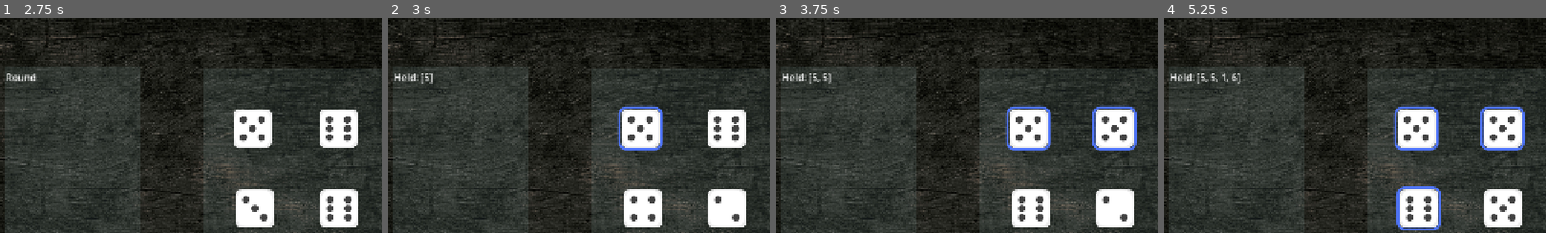
Above: before the commit, frames 1-4 (left to right).
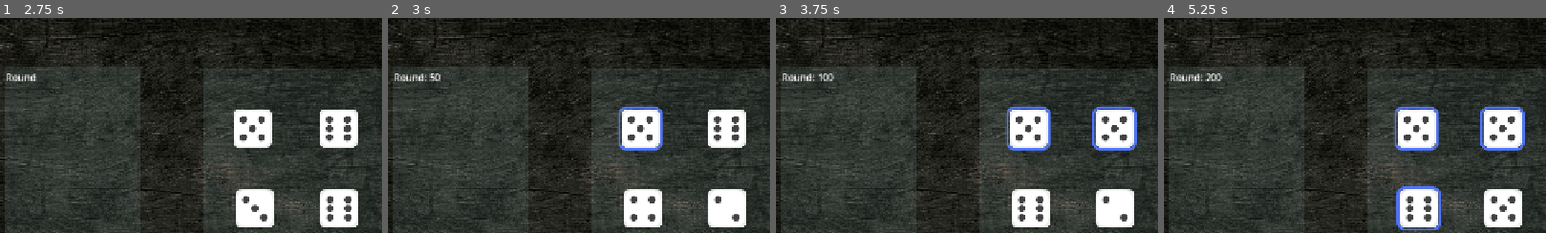
Above: after the commit, the same moments.

Repository: lngka/1-more-roll
Game: Godot game, scene res://scenes/main.tscn
Same seed, same stepped clock (60 frames per second), same inputs: the game is played once before the commit and once after it.
Inputs (mouse positions are % of the whole screen's width and height, from its top left):
- Up to frame 1 (2.75 s): click "Roll" at 0.5 s; click "Roll" at 1.25 s; click "Roll" at 2 s
- Up to frame 2 (3 s): tap Enter at 2.75 s; move the mouse to (42, 40) at 2.77 s; press the mouse at (42, 40) at 2.78 s
- Up to frame 3 (3.75 s): tap Space at 3.5 s; move the mouse to (54, 40) at 3.52 s; release the mouse at (54, 40) at 3.53 s; click (54, 40) at 3.6 s
- Up to frame 4 (5.25 s): tap Enter at 4.25 s; move the mouse to (64, 40) at 4.27 s; press the mouse at (64, 40) at 4.28 s; tap Space at 5 s; move the mouse to (43, 59) at 5.02 s; release the mouse at (43, 59) at 5.03 s; click (43, 59) at 5.1 s
The pictures show only the part of the screen within x 9-59%, y 14-64%; the shares and areas given below are measured in that part.

Frame 1 is identical in both runs. In frame 2, 0.4% of the frame differs, in the area x 2-14%, y 25-31%; in frame 3, 0.4%; in frame 4, 0.5%, in the area x 2-20%, y 25-31%.

Commit message:
added scoring

Diff:
--- a/scenes/main.gd
+++ b/scenes/main.gd
@@ -14,7 +14,61 @@
 	for die in $DiceGroup.get_children():
 		if die.held:
 			values.append(die.value)
-	$CanvasLayer/HeldScoreLabel.text = "Held: %s" % [values]
+	$CanvasLayer/HeldScoreLabel.text = "Round: %d" % score_dice(values)
+
+
+# Một viên xúc xắc chỉ thuộc một tổ hợp. Sảnh và bộ ba có thể tranh nhau
+# cùng một nhóm mặt, nên thử cả hai cách rồi lấy điểm cao hơn.
+# Ví dụ 2,3,4,5,5,6: sảnh 2–6 (750) + một mặt 5 (50) = 800,
+# cao hơn cách không lấy sảnh (hai mặt 5 = 100).
+func score_dice(values: Array) -> int:
+	var counts: Array[int] = [0, 0, 0, 0, 0, 0, 0]
+	for value in values:
+		counts[value] += 1
+
+	var best := _score_matches(counts)
+	# Sảnh 1–6 dùng hết 6 viên, không còn viên lẻ.
+	if _has_straight(counts, 1, 6):
+		best = maxi(best, 1500)
+	# Sảnh ngắn lấy đúng một viên mỗi mặt. Viên thừa (mặt 1 hoặc 5 thứ hai)
+	# được chấm riêng, không gộp lại thành sảnh.
+	if _has_straight(counts, 1, 5):
+		best = maxi(best, 500 + _score_matches(_without_straight(counts, 1, 5)))
+	if _has_straight(counts, 2, 6):
+		best = maxi(best, 750 + _score_matches(_without_straight(counts, 2, 6)))
+	return best
+
+
+func _has_straight(counts: Array[int], from: int, to: int) -> bool:
+	for face in range(from, to + 1):
+		if counts[face] < 1:
+			return false
+	return true
+
+
+func _without_straight(counts: Array[int], from: int, to: int) -> Array[int]:
+	var left := counts.duplicate()
+	for face in range(from, to + 1):
+		left[face] -= 1
+	return left
+
+
+# Không có sảnh: bộ ba trở lên, rồi mặt 1 và 5 còn lại.
+# Mặt 2, 3, 4, 6 đứng ít hơn 3 viên thì không có điểm.
+func _score_matches(counts: Array[int]) -> int:
+	var points := 0
+	for face in range(1, 7):
+		var n := counts[face]
+		if n >= 3:
+			var base := 1000 if face == 1 else face * 100
+			# Mỗi viên cùng mặt thêm sau bộ ba thì nhân đôi:
+			# 3 viên ×1, 4 viên ×2, 5 viên ×4, 6 viên ×8.
+			points += base * (1 << (n - 3))
+		elif face == 1:
+			points += 100 * n
+		elif face == 5:
+			points += 50 * n
+	return points
 
 
 func _on_roll_button_pressed() -> void:
Not shown, changed: MEMORY.md
